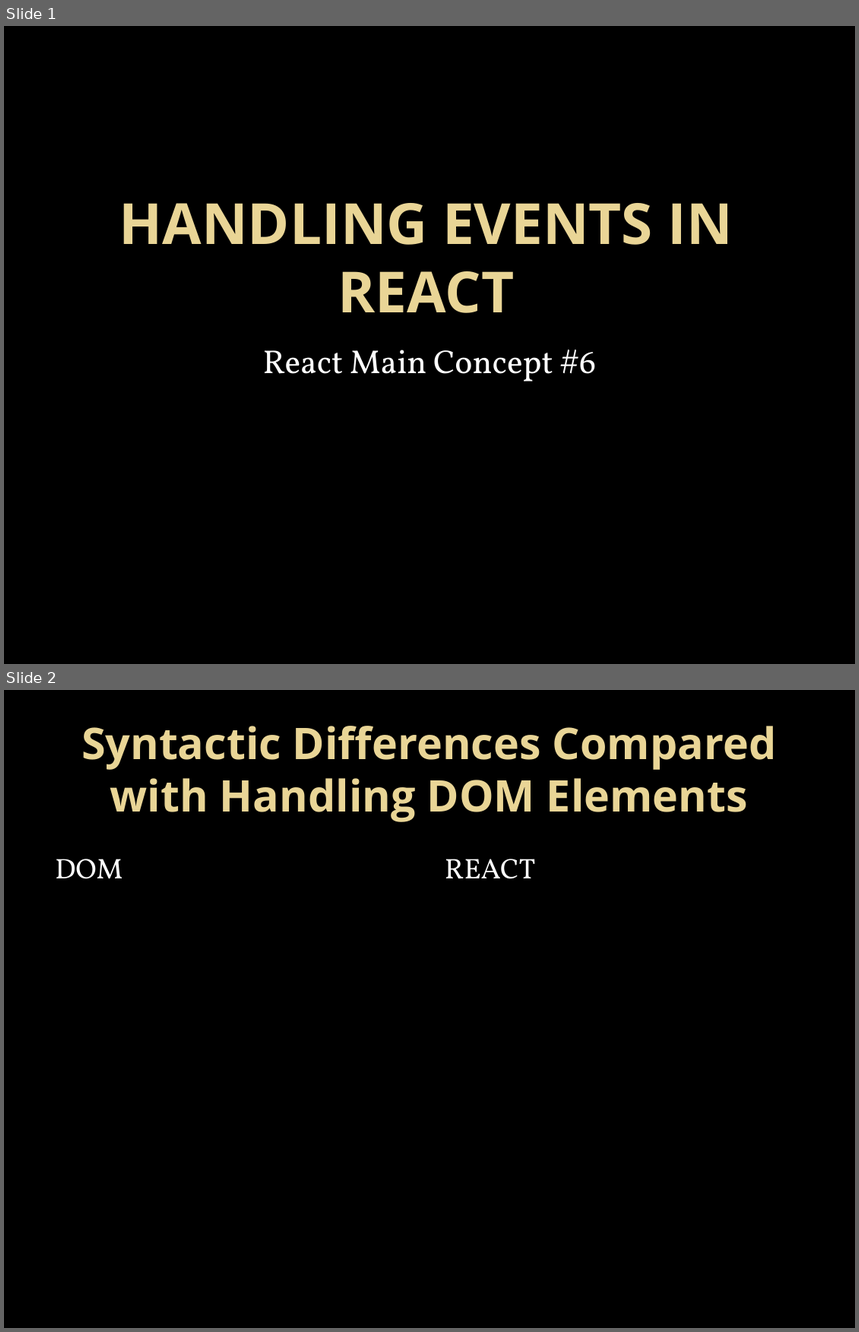
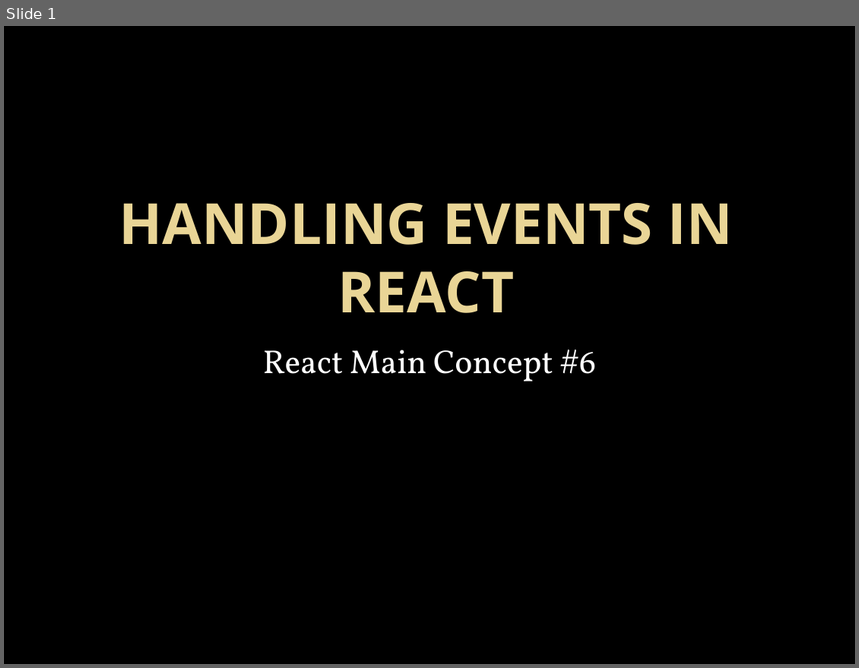
Before and after one commit to nhopfe/cohort3, a slide deck: Handling Events in React.pptx. Shown one above the other, each under a label of ours: slides 1 and 2 before the commit, slide 1 after it. The pictures are 859x1332 and 859x668 pixels, drawn with LibreOffice and Linux fonts; fonts in the diff are those of the drawing; background and template pictures are left out. Boxes give left, top, right and bottom in pixels: in the first picture for what was removed or moved away, otherwise in the second. Text is boxed around its words. In the diff, an @@ line names an element or a change of style, - is before the commit and + after.

```diff
--- a/Handling Events in React.pptx
+++ b/Handling Events in React.pptx
@@ slide 2 removed at (x1=4, y1=690, x2=855, y2=1328), background picture (left out) @@
@@ title removed at (x1=82, y1=726, x2=777, y2=822) @@
-Syntactic Differences Compared with Handling DOM Elements
@@ text removed at (x1=55, y1=859, x2=123, y2=879) @@
-DOM
@@ text removed at (x1=445, y1=859, x2=535, y2=879) @@
-REACT
```
Also in this commit, not shown: 7 slides changed, 4 slides added, 2 other slides removed.
